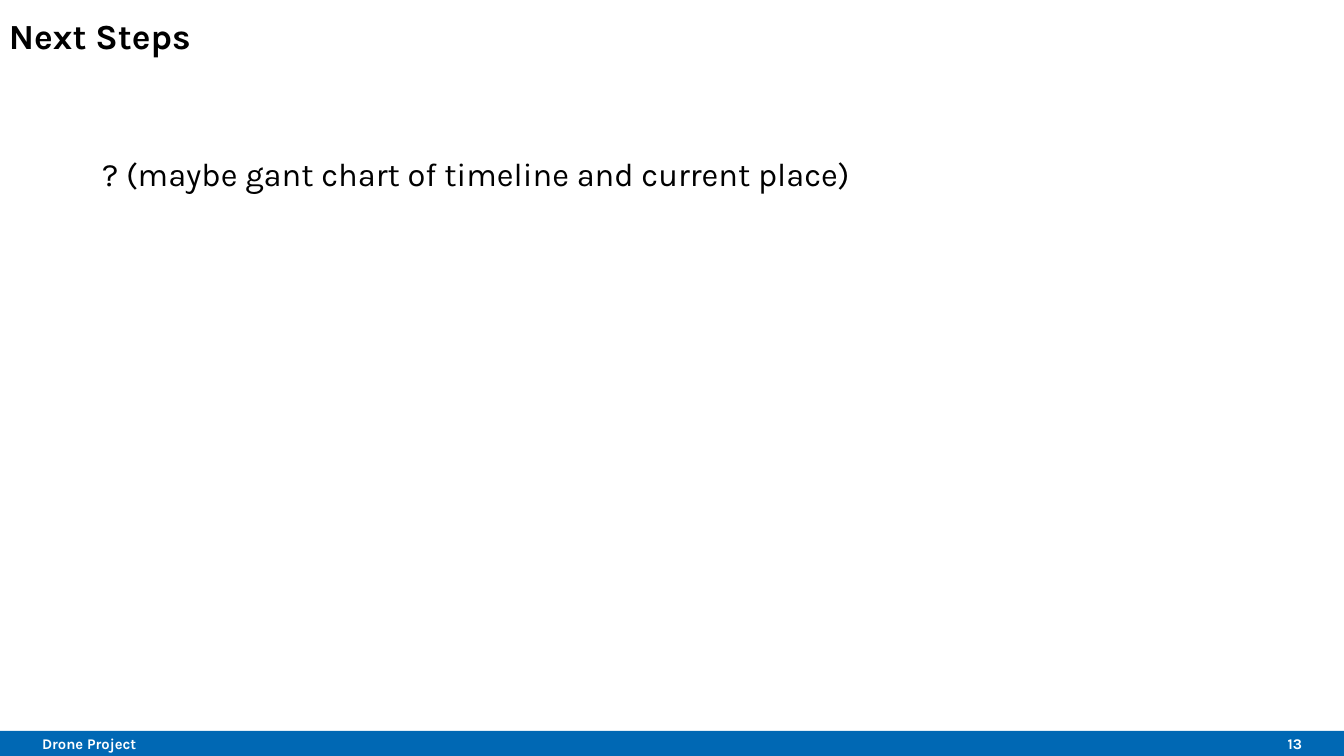
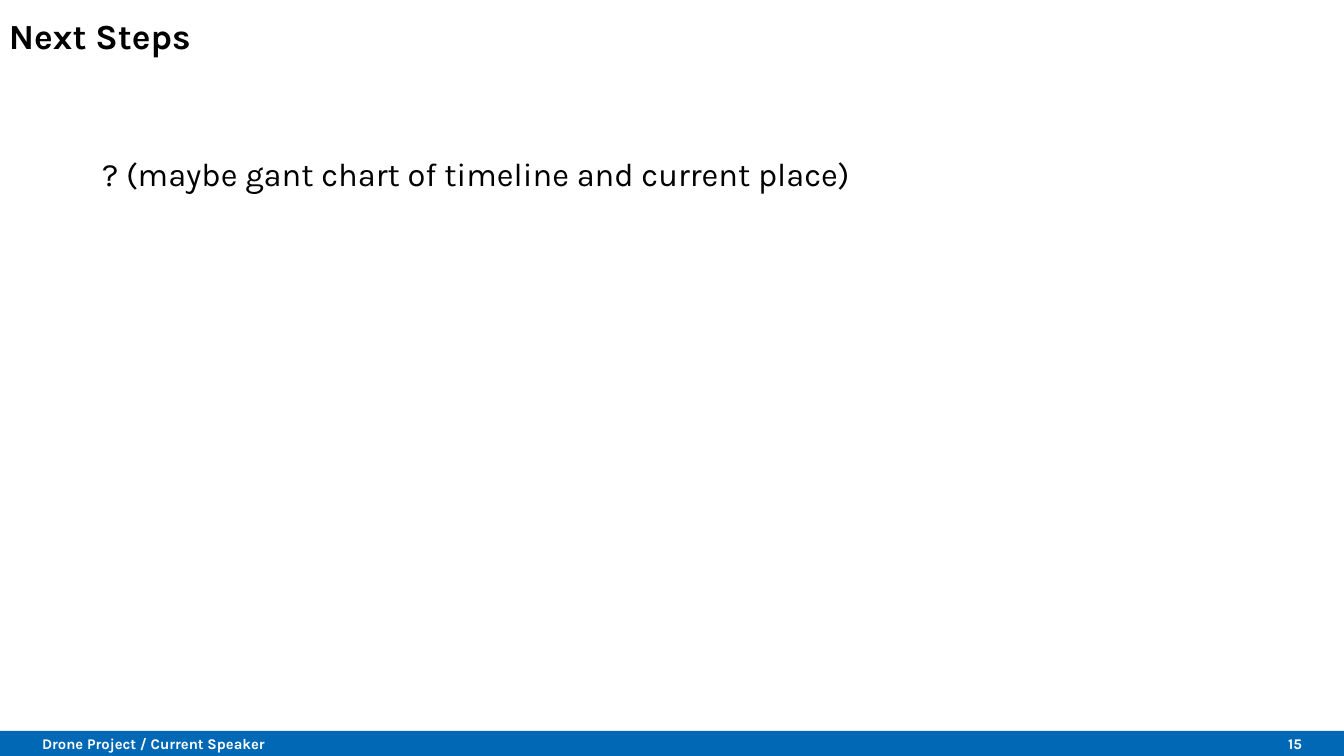
Before and after one commit to Belvin7/Drone_Project_personal-, a slide deck: slide 15 of AMS_Intermediate_Presentation.odp (slide 13 before the commit). Drawn at 1344x756 pixels with LibreOffice and Linux fonts; fonts in the diff are those of the drawing; background and template pictures are left out. Boxes give left, top, right and bottom in pixels: in the first picture for what was removed or moved away, otherwise in the second. Text is boxed around its words. In the diff, an @@ line names an element or a change of style, - is before the commit and + after.

```diff
--- a/AMS_Intermediate_Presentation.odp
+++ b/AMS_Intermediate_Presentation.odp
@@ text at <box>42,738,264,753</box>: text changed @@
-Drone Project
+Drone Project / Current Speaker
@@ page number at <box>1288,739,1302,750</box>: text changed @@
-13
+15
```
Also in this commit, not shown: 12 other slides changed, 3 slides added.
